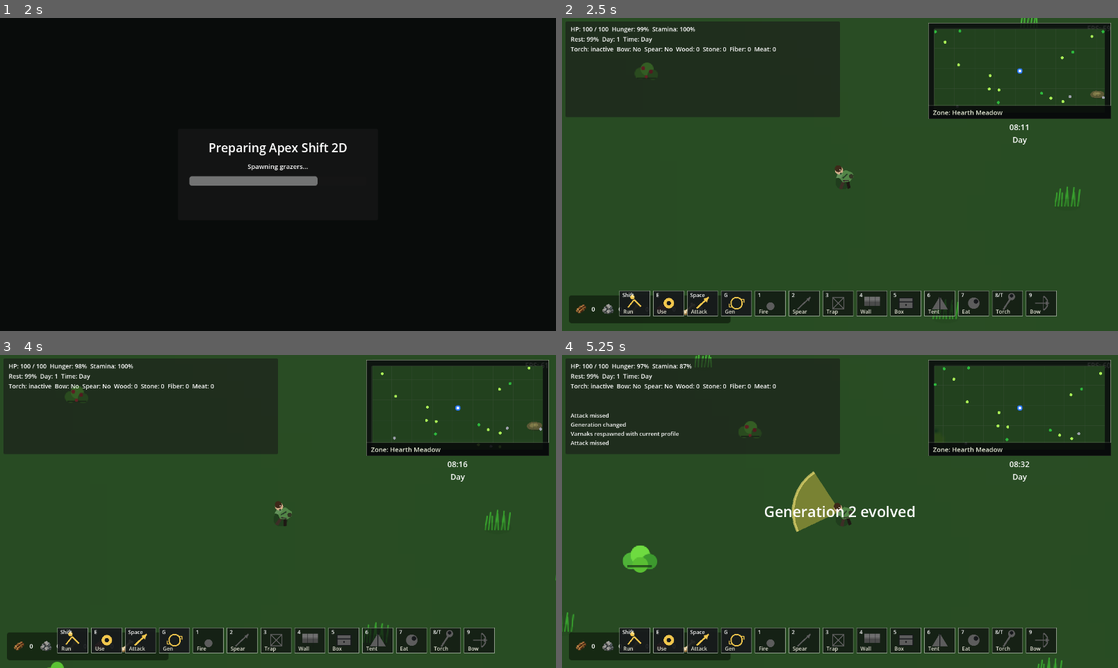
Above: before the commit, frames 1-4 (two rows, left to right).
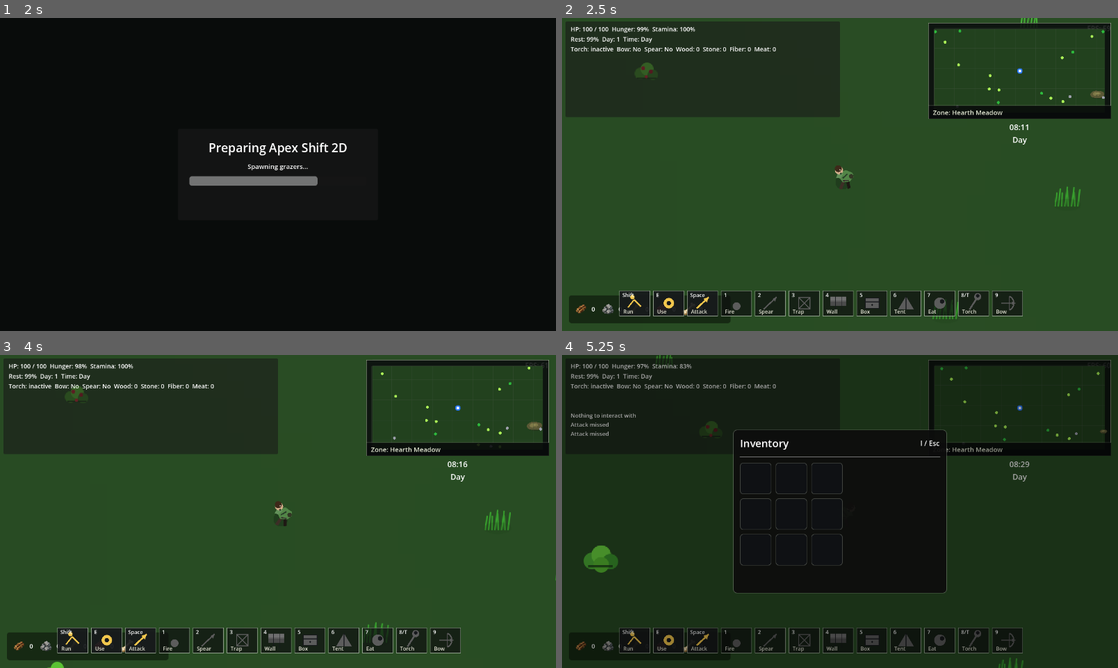
Above: after the commit, the same moments.

Repository: krisstoof/apex-shift-2d
Game: Godot game, scene res://scenes/ui/start_menu.tscn
Same seed, same stepped clock (60 frames per second), same inputs: the game is played once before the commit and once after it.
Inputs (mouse positions are in pixels of both pictures, inside the frame that each line leads up to):
- Up to frame 1 (2 s): click "New Game" at 0.5 s; tap Enter at 1.25 s; move the mouse to (400, 158) at 1.27 s; hold D (move_right) from 1.28 s (still down); tap M at 1.35 s; click (400, 158) at 1.42 s; tap Space at 1.52 s; tap E at 1.55 s
- Up to frame 2 (2.5 s): tap Space at 2, 2.27 s; move the mouse to (728, 190) at 2.02 s; release D (move_right) at 2.03 s; hold S (move_down) from 2.03 s (still down); tap E at 2.1 s; click (728, 190) at 2.17 s; tap M at 2.3 s
- Up to frame 3 (4 s): move the mouse to (333, 442) at 2.77 s; release S (move_down) at 2.78 s; hold D (move_right) 2.78-3.53 s; tap M at 2.85, 3.8 s; click (333, 442) at 2.92 s; tap E at 3.05 s; tap Enter at 3.5 s; move the mouse to (250, 574) at 3.52 s; hold W (move_up) from 3.53 s (still down); tap Shift at 3.6 s; click (250, 574) at 3.67 s; tap Space at 3.77 s
- Up to frame 4 (5.25 s): move the mouse to (1006, 558) at 4.27 s; release W (move_up) at 4.28 s; hold A (move_left) from 4.28 s (still down); tap E at 4.35 s; click (1006, 558) at 4.42 s; tap Space at 4.52 s; tap I (toggle_inventory, bound only after the commit) at 4.9 s; move the mouse to (673, 464) at 5.02 s; tap G at 5.1 s; click (673, 464) at 5.17 s

Frame 1 is identical in both runs. In frame 2, 1.2% of the frame differs, in the area x 29-89%, y 87-96%; in frame 3, 1.2%; in frame 4, 72%, in the area x 0-100%, y 0-100%.

Commit message:
feature/#174 add basic inventory screen toggled by I

Diff:
--- a/project.godot
+++ b/project.godot
@@ -48,6 +48,11 @@
 "events": [Object(InputEventKey,"resource_local_to_scene":false,"resource_name":"","device":-1,"window_id":0,"alt_press …(190 unchanged characters)…
 ]
 }
+toggle_inventory={
+"deadzone": 0.5,
+"events": [Object(InputEventKey,"resource_local_to_scene":false,"resource_name":"","device":-1,"window_id":0,"alt_pressed":false,"shift_pressed":false,"ctrl_pressed":false,"meta_pressed":false,"pressed":false,"keycode":73,"physical_keycode":0,"key_label":0,"unicode":0,"location":0,"echo":false,"script":null)
+]
+}
 
 [physics]
 
--- a/scenes/ui/hud.tscn
+++ b/scenes/ui/hud.tscn
@@ -7,6 +7,7 @@
 [ext_resource type="Script" path="res://scripts/ui/pause_menu.gd" id="5"]
 [ext_resource type="Script" path="res://scripts/ui/debug_panel.gd" id="6"]
 [ext_resource type="PackedScene" path="res://scenes/ui/game_over_screen.tscn" id="7"]
+[ext_resource type="Script" path="res://scripts/ui/inventory_screen.gd" id="8"]
 
 [node name="HUD" type="CanvasLayer"]
 script = ExtResource("1")
@@ -319,6 +320,16 @@
 offset_bottom = 478.0
 text = "Next day"
 
+[node name="InventoryScreen" type="Control" parent="."]
+visible = false
+anchors_preset = 15
+anchor_right = 1.0
+anchor_bottom = 1.0
+grow_horizontal = 2
+grow_vertical = 2
+mouse_filter = 0
+script = ExtResource("8")
+
 [node name="IncreaseAdaptationButton" type="Button" parent="DebugPanel/Panel"]
 offset_left = 408.0
 offset_top = 446.0
--- a/scripts/ui/hud.gd
+++ b/scripts/ui/hud.gd
@@ -63,6 +63,7 @@
 @onready var pause_menu: Control = $PauseMenu
 @onready var game_over_screen: Control = $GameOverScreen
 @onready var debug_panel: Control = $DebugPanel
+@onready var inventory_screen: Control = $InventoryScreen
 @onready var game_session: Node = get_node("/root/GameSession")
 
 
@@ -119,6 +120,8 @@
 	minimap.bind(player, world_rect, biome_zones, landmarks, snapshot_service)
 	map_screen.bind(player, evolution_director, day_night_system, world_rect, biome_zones, landmarks, snapshot_service)
 	debug_panel.bind(player, evolution_director, day_night_system, ecosystem_director, snapshot_service)
+	if inventory_screen.has_method("setup"):
+		inventory_screen.setup(_get_player_inventory())
 	_connect_inventory_changed()
 	_apply_snapshot(snapshot)
 	_refresh_resource_panel()
@@ -248,10 +251,14 @@
 		var changed_callable: Callable = Callable(self, "_on_inventory_changed")
 		if not inventory.inventory_changed.is_connected(changed_callable):
 			inventory.inventory_changed.connect(changed_callable)
+	if inventory_screen != null and inventory_screen.has_method("refresh_from_inventory"):
+		inventory_screen.refresh_from_inventory(inventory)
 
 
 func _on_inventory_changed() -> void:
 	_refresh_resource_panel()
+	if inventory_screen != null and inventory_screen.visible and inventory_screen.has_method("refresh_from_inventory"):
+		inventory_screen.refresh()
 
 
 func _refresh_resource_panel() -> void:
@@ -281,7 +288,13 @@
 func _get_player_inventory() -> Variant:
 	if player == null:
 		return null
-	return player.get("inventory")
+	var direct_inventory: Variant = player.inventory
+	if direct_inventory != null:
+		return direct_inventory
+	var fallback_inventory: Variant = player.get("inventory")
+	if fallback_inventory != null:
+		return fallback_inventory
+	return null
 
 
 func _get_inventory_count(inventory: Variant, item_id: String) -> int:
@@ -794,14 +807,25 @@
 func _unhandled_input(event: InputEvent) -> void:
 	if game_over_screen.visible:
 		return
+	if event.is_action_pressed("toggle_inventory"):
+		_set_inventory_screen_open(not inventory_screen.visible)
+		get_viewport().set_input_as_handled()
+		return
 	if event is InputEventKey and event.pressed and not event.echo and event.keycode == KEY_F3:
 		debug_panel.toggle()
 		get_viewport().set_input_as_handled()
+		return
 	if event is InputEventKey and event.pressed and not event.echo and event.keycode == KEY_M:
+		_set_inventory_screen_open(false)
 		_set_pause_menu_open(false)
 		_set_map_screen_open(not map_screen_open)
 		get_viewport().set_input_as_handled()
+		return
 	if event is InputEventKey and event.pressed and not event.echo and event.keycode == KEY_ESCAPE:
+		if inventory_screen.visible:
+			_set_inventory_screen_open(false)
+			get_viewport().set_input_as_handled()
+			return
 		_set_map_screen_open(false)
 		_set_pause_menu_open(not pause_menu_open)
 		get_viewport().set_input_as_handled()
@@ -821,8 +845,25 @@
 	_update_tree_paused()
 
 
+func _set_inventory_screen_open(open: bool) -> void:
+	if inventory_screen == null:
+		return
+	if inventory_screen.has_method("open_inventory") and open:
+		inventory_screen.open_inventory()
+	elif inventory_screen.has_method("close_inventory") and not open:
+		inventory_screen.close_inventory()
+	else:
+		inventory_screen.visible = open
+	if open:
+		_set_map_screen_open(false)
+		_set_pause_menu_open(false)
+		if inventory_screen.has_method("refresh_from_inventory"):
+			inventory_screen.refresh()
+	_update_tree_paused()
+
+
 func _update_tree_paused() -> void:
-	get_tree().paused = map_screen_open or pause_menu_open
+	get_tree().paused = map_screen_open or pause_menu_open or (inventory_screen != null and inventory_screen.visible)
 
 
 func _on_pause_menu_resume() -> void:
--- /dev/null
+++ b/scripts/ui/inventory_screen.gd
@@ -0,0 +1,305 @@
+extends Control
+
+const ITEM_DATABASE := preload("res://scripts/items/item_database.gd")
+const GRID_SLOT_COUNT := 9
+const MAX_STACK_SIZE := 20
+const PRIMARY_ITEM_ORDER := ["wood", "stone", "fiber", "meat", "bone"]
+
+var inventory: Variant
+var backdrop: ColorRect
+var panel: PanelContainer
+var inventory_grid: GridContainer
+var info_label: Label
+var slot_nodes: Array[Control] = []
+
+
+func _ready() -> void:
+	process_mode = Node.PROCESS_MODE_ALWAYS
+	mouse_filter = Control.MOUSE_FILTER_STOP
+	visible = false
+	_build_ui()
+
+
+func setup(target_inventory: Variant) -> void:
+	refresh_from_inventory(target_inventory)
+
+
+func open_inventory() -> void:
+	visible = true
+	refresh()
+
+
+func close_inventory() -> void:
+	visible = false
+
+
+func toggle_inventory() -> void:
+	if visible:
+		close_inventory()
+	else:
+		open_inventory()
+
+
+func refresh() -> void:
+	refresh_from_inventory(inventory)
+
+
+func refresh_from_inventory(target_inventory: Variant) -> void:
+	inventory = target_inventory
+	_connect_inventory_changed()
+	_clear_slots()
+	if inventory == null:
+		return
+	var visual_stacks := _build_visual_stacks()
+	var shown_count: int = mini(visual_stacks.size(), GRID_SLOT_COUNT)
+	for index in range(GRID_SLOT_COUNT):
+		if index < visual_stacks.size():
+			var stack: Dictionary = Dictionary(visual_stacks[index])
+			_set_slot_item(slot_nodes[index], str(stack.get("item_id", "")), int(stack.get("count", 0)))
+		else:
+			_clear_slot(slot_nodes[index])
+	info_label.visible = visual_stacks.size() > GRID_SLOT_COUNT
+	if info_label.visible:
+		info_label.text = "+%d stack(s) not shown" % (visual_stacks.size() - shown_count)
+
+
+func _build_ui() -> void:
+	backdrop = ColorRect.new()
+	backdrop.color = Color(0.0, 0.0, 0.0, 0.35)
+	backdrop.set_anchors_preset(Control.PRESET_FULL_RECT)
+	backdrop.mouse_filter = Control.MOUSE_FILTER_STOP
+	add_child(backdrop)
+
+	panel = PanelContainer.new()
+	panel.set_anchors_preset(Control.PRESET_CENTER)
+	panel.offset_left = -246.0
+	panel.offset_top = -188.0
+	panel.offset_right = 246.0
+	panel.offset_bottom = 188.0
+	var style := StyleBoxFlat.new()
+	style.bg_color = Color(0.05, 0.05, 0.05, 0.92)
+	style.corner_radius_top_left = 8
+	style.corner_radius_top_right = 8
+	style.corner_radius_bottom_left = 8
+	style.corner_radius_bottom_right = 8
+	style.border_width_left = 1
+	style.border_width_top = 1
+	style.border_width_right = 1
+	style.border_width_bottom = 1
+	style.border_color = Color(0.75, 0.78, 0.72, 0.35)
+	style.content_margin_left = 16.0
+	style.content_margin_right = 16.0
+	style.content_margin_top = 14.0
+	style.content_margin_bottom = 14.0
+	panel.add_theme_stylebox_override("panel", style)
+	add_child(panel)
+
+	var margin := MarginContainer.new()
+	margin.set_anchors_preset(Control.PRESET_FULL_RECT)
+	panel.add_child(margin)
+
+	var vbox := VBoxContainer.new()
+	vbox.size_flags_horizontal = Control.SIZE_EXPAND_FILL
+	vbox.size_flags_vertical = Control.SIZE_EXPAND_FILL
+	vbox.add_theme_constant_override("separation", 12)
+	margin.add_child(vbox)
+
+	var header := HBoxContainer.new()
+	header.size_flags_horizontal = Control.SIZE_EXPAND_FILL
+	header.add_theme_constant_override("separation", 8)
+	vbox.add_child(header)
+
+	var title := Label.new()
+	title.text = "Inventory"
+	title.size_flags_horizontal = Control.SIZE_EXPAND_FILL
+	title.add_theme_font_size_override("font_size", 24)
+	header.add_child(title)
+
+	var hint := Label.new()
+	hint.text = "I / Esc"
+	hint.horizontal_alignment = HORIZONTAL_ALIGNMENT_RIGHT
+	hint.add_theme_font_size_override("font_size", 16)
+	header.add_child(hint)
+
+	var separator := HSeparator.new()
+	vbox.add_child(separator)
+
+	inventory_grid = GridContainer.new()
+	inventory_grid.columns = 3
+	inventory_grid.size_flags_horizontal = Control.SIZE_EXPAND_FILL
+	inventory_grid.size_flags_vertical = Control.SIZE_EXPAND_FILL
+	inventory_grid.add_theme_constant_override("h_separation", 10)
+	inventory_grid.add_theme_constant_override("v_separation", 10)
+	vbox.add_child(inventory_grid)
+
+	for i in range(GRID_SLOT_COUNT):
+		var slot := _create_slot()
+		inventory_grid.add_child(slot)
+		slot_nodes.append(slot)
+
+	info_label = Label.new()
+	info_label.text = ""
+	info_label.visible = false
+	info_label.horizontal_alignment = HORIZONTAL_ALIGNMENT_CENTER
+	info_label.add_theme_font_size_override("font_size", 14)
+	vbox.add_child(info_label)
+
+
+func _create_slot() -> PanelContainer:
+	var slot := PanelContainer.new()
+	slot.custom_minimum_size = Vector2(72, 72)
+	var slot_style := StyleBoxFlat.new()
+	slot_style.bg_color = Color(0.06, 0.07, 0.08, 0.92)
+	slot_style.corner_radius_top_left = 6
+	slot_style.corner_radius_top_right = 6
+	slot_style.corner_radius_bottom_left = 6
+	slot_style.corner_radius_bottom_right = 6
+	slot_style.border_width_left = 1
+	slot_style.border_width_top = 1
+	slot_style.border_width_right = 1
+	slot_style.border_width_bottom = 1
+	slot_style.border_color = Color(0.74, 0.77, 0.72, 0.32)
+	slot_style.content_margin_left = 6.0
+	slot_style.content_margin_right = 6.0
+	slot_style.content_margin_top = 6.0
+	slot_style.content_margin_bottom = 6.0
+	slot.add_theme_stylebox_override("panel", slot_style)
+
+	var container := Control.new()
+	container.set_anchors_preset(Control.PRESET_FULL_RECT)
+	slot.add_child(container)
+
+	var icon := TextureRect.new()
+	icon.name = "Icon"
+	icon.custom_minimum_size = Vector2(40, 40)
+	icon.stretch_mode = TextureRect.STRETCH_KEEP_ASPECT_CENTERED
+	icon.expand_mode = TextureRect.EXPAND_IGNORE_SIZE
+	icon.size_flags_horizontal = Control.SIZE_SHRINK_CENTER
+	icon.size_flags_vertical = Control.SIZE_SHRINK_CENTER
+	icon.position = Vector2(10, 6)
+	container.add_child(icon)
+
+	var count_label := Label.new()
+	count_label.name = "CountLabel"
+	count_label.text = ""
+	count_label.horizontal_alignment = HORIZONTAL_ALIGNMENT_RIGHT
+	count_label.vertical_alignment = VERTICAL_ALIGNMENT_BOTTOM
+	count_label.add_theme_font_size_override("font_size", 16)
+	count_label.position = Vector2(0, 42)
+	count_label.size = Vector2(60, 22)
+	container.add_child(count_label)
+
+	return slot
+
+
+func _connect_inventory_changed() -> void:
+	if inventory == null:
+		return
+	if inventory.has_signal("inventory_changed"):
+		var changed_callable: Callable = Callable(self, "_on_inventory_changed")
+		if not inventory.inventory_changed.is_connected(changed_callable):
+			inventory.inventory_changed.connect(changed_callable)
+
+
+func _on_inventory_changed() -> void:
+	if visible:
+		refresh()
+
+
+func _build_visual_stacks() -> Array[Dictionary]:
+	var result: Array[Dictionary] = []
+	var shown: Dictionary = {}
+	for item_id in PRIMARY_ITEM_ORDER:
+		var count := _get_inventory_count(item_id)
+		if count > 0:
+			_append_stacks(result, item_id, count)
+			shown[item_id] = true
+	for item_id in _get_all_inventory_item_ids():
+		if shown.has(item_id):
+			continue
+		var count := _get_inventory_count(item_id)
+		if count > 0:
+			_append_stacks(result, item_id, count)
+	return result
+
+
+func _append_stacks(result: Array[Dictionary], item_id: String, count: int) -> void:
+	var remaining := count
+	while remaining > 0:
+		var stack_count: int = mini(remaining, MAX_STACK_SIZE)
+		result.append({
+			"item_id": item_id,
+			"count": stack_count
+		})
+		remaining -= stack_count
+
+
+func _clear_slots() -> void:
+	for slot in slot_nodes:
+		_clear_slot(slot)
+
+
+func _set_slot_item(slot: Control, item_id: String, count: int) -> void:
+	if slot == null:
+		return
+	var icon: TextureRect = slot.get_node_or_null("Icon")
+	var count_label: Label = slot.get_node_or_null("CountLabel")
+	if icon != null:
+		var icon_path := ITEM_DATABASE.get_icon_path(item_id)
+		icon.texture = load(icon_path) if not icon_path.is_empty() else null
+		icon.visible = true
+	if count_label != null:
+		count_label.text = "x%d" % count if count > 1 else ""
+		count_label.visible = count > 1
+
+
+func _clear_slot(slot: Control) -> void:
+	if slot == null:
+		return
+	var icon: TextureRect = slot.get_node_or_null("Icon")
+	var count_label: Label = slot.get_node_or_null("CountLabel")
+	if icon != null:
+		icon.texture = null
+		icon.visible = false
+	if count_label != null:
+		count_label.text = ""
+		count_label.visible = false
+
+
+func _get_inventory_count(item_id: String) -> int:
+	if inventory == null:
+		return 0
+	if inventory.has_method("get_amount"):
+		return int(inventory.call("get_amount", item_id))
+	if inventory.has_method("get_item_count"):
+		return int(inventory.call("get_item_count", item_id))
+	if inventory.has_method("get_count"):
+		return int(inventory.call("get_count", item_id))
+	if inventory is Dictionary:
+		return int(Dictionary(inventory).get(item_id, 0))
+	return 0
+
+
+func _get_all_inventory_item_ids() -> Array[String]:
+	var result: Array[String] = []
+	if inventory == null:
+		return result
+	if inventory.has_method("get_all_items"):
+		var items: Variant = inventory.call("get_all_items")
+		if items is Dictionary:
+			for key in Dictionary(items).keys():
+				result.append(str(key))
+			return result
+	if inventory.has_method("get_slots"):
+		var slots: Variant = inventory.call("get_slots")
+		if slots is Array:
+			for slot in Array(slots):
+				if slot is Dictionary:
+					var item_id: String = str(Dictionary(slot).get("item_id", ""))
+					if not item_id.is_empty():
+						result.append(item_id)
+			return result
+	if inventory is Dictionary:
+		for key in Dictionary(inventory).keys():
+			result.append(str(key))
+	return result
--- a/scripts/ui/skill_icon_bar.gd
+++ b/scripts/ui/skill_icon_bar.gd
@@ -9,7 +9,6 @@
 	{"key": "Shift", "name": "Run", "kind": "run"},
 	{"key": "E", "name": "Use", "kind": "use"},
 	{"key": "Space", "name": "Attack", "kind": "attack"},
-	{"key": "G", "name": "Gen", "kind": "generation"},
 	{"key": "1", "name": "Fire", "kind": "fire"},
 	{"key": "2", "name": "Spear", "kind": "spear"},
 	{"key": "3", "name": "Trap", "kind": "trap"},
@@ -99,12 +98,6 @@
 		"attack":
 			draw_line(center + Vector2(-14, 12), center + Vector2(14, -14), color, 4.0)
 			draw_polygon([center + Vector2(14, -14), center + Vector2(10, -2), center + Vector2(2, -10)], [color])
-		"generation":
-			draw_circle(center, 13.0, color, false, 3.0)
-			draw_line(center + Vector2(9, -9), center + Vector2(17, -9), color, 2.0)
-			draw_line(center + Vector2(17, -9), center + Vector2(17, -1), color, 2.0)
-			draw_line(center + Vector2(-9, 9), center + Vector2(-17, 9), color, 2.0)
-			draw_line(center + Vector2(-17, 9), center + Vector2(-17, 1), color, 2.0)
 		"fire":
 			draw_circle(center + Vector2(0, 7), 9.0, Color(0.85, 0.26, 0.08) if available else color)
 			draw_circle(center + Vector2(0, 3), 5.0, Color(1.0, 0.82, 0.18) if available else color)
--- a/tests/unit/test_hud.gd
+++ b/tests/unit/test_hud.gd
@@ -19,6 +19,8 @@
 	var failures: Array[String] = []
 	_test_hud_builds_compact_player_stats_from_snapshot(failures)
 	_test_hud_shows_resource_counts_from_player_inventory(failures)
+	_test_hud_toggles_inventory_screen_with_i_and_escape(failures)
+	_test_hud_inventory_screen_lists_inventory_items(failures)
 	_test_hud_filters_world_messages_from_message_history(failures)
 	_test_hud_reads_hunger_from_player_stats_object(failures)
 	_test_hud_reads_stamina_from_player_stats_object(failures)
@@ -153,6 +155,73 @@
 	hud.queue_free()
 
 
+func _test_hud_toggles_inventory_screen_with_i_and_escape(failures: Array[String]) -> void:
+	var hud := _make_hud()
+	var player := ResourcePlayer.new()
+	hud.bind(player, Node.new(), Node.new(), null)
+	var inventory_screen: Control = hud.get_node("InventoryScreen")
+	TEST_UTILS.expect_equal(inventory_screen.visible, false, failures, "Inventory screen should start hidden")
+	hud.call("_unhandled_input", _make_key_event(KEY_I))
+	TEST_UTILS.expect_equal(inventory_screen.visible, true, failures, "Inventory screen should open with I")
+	TEST_UTILS.expect_equal(bool(hud.get_tree().paused), true, failures, "Inventory screen should pause the tree while open")
+	hud.call("_unhandled_input", _make_key_event(KEY_ESCAPE))
+	TEST_UTILS.expect_equal(inventory_screen.visible, false, failures, "Inventory screen should close with Escape")
+	TEST_UTILS.expect_equal(bool(hud.get_tree().paused), false, failures, "Closing inventory should unpause the tree when nothing else is open")
+	hud.queue_free()
+
+
+func _test_hud_inventory_screen_lists_inventory_items(failures: Array[String]) -> void:
+	var hud := _make_hud()
+	var player := ResourcePlayer.new()
+	player.inventory.add_item("wood", 47)
+	player.inventory.add_item("stone", 6)
+	player.inventory.add_item("fiber", 12)
+	player.inventory.add_item("meat", 2)
+	player.inventory.add_item("bone", 3)
+	player.inventory.add_item("torch", 1)
+	hud.bind(player, Node.new(), Node.new(), null)
+	var inventory_screen: Control = hud.get_node("InventoryScreen")
+	TEST_UTILS.expect(hud.call("_get_player_inventory") != null, failures, "HUD should resolve the player's inventory directly")
+	inventory_screen.call("refresh")
+	var slot_nodes: Array = Array(inventory_screen.get("slot_nodes"))
+	var info_label: Label = inventory_screen.get("info_label")
+	TEST_UTILS.expect_equal(slot_nodes.size(), 9, failures, "Inventory screen should create exactly 9 slots")
+	if slot_nodes.size() >= 9:
+		var slot0: Control = slot_nodes[0]
+		var slot1: Control = slot_nodes[1]
+		var slot2: Control = slot_nodes[2]
+		var slot3: Control = slot_nodes[3]
+		var slot4: Control = slot_nodes[4]
+		var slot5: Control = slot_nodes[5]
+		var slot6: Control = slot_nodes[6]
+		var slot7: Control = slot_nodes[7]
+		var slot8: Control = slot_nodes[8]
+		TEST_UTILS.expect_equal((slot0.get_node("CountLabel") as Label).text, "x20", failures, "Wood should split into a 20 stack")
+		TEST_UTILS.expect_equal((slot1.get_node("CountLabel") as Label).text, "x20", failures, "Wood should split into a second 20 stack")
+		TEST_UTILS.expect_equal((slot2.get_node("CountLabel") as Label).text, "x7", failures, "Wood should leave a 7 stack")
+		TEST_UTILS.expect_equal((slot3.get_node("CountLabel") as Label).text, "", failures, "Stone x6 should fit into a single slot without stack label")
+		TEST_UTILS.expect_equal((slot4.get_node("CountLabel") as Label).text, "", failures, "Fiber x12 should fit into a single slot without stack label")
+		TEST_UTILS.expect_equal((slot5.get_node("CountLabel") as Label).text, "", failures, "Meat x2 should fit into a single slot without stack label")
+		TEST_UTILS.expect_equal((slot6.get_node("CountLabel") as Label).text, "", failures, "Bone x3 should fit into a single slot without stack label")
+		TEST_UTILS.expect_equal((slot7.get_node("CountLabel") as Label).text, "", failures, "Torch x1 should fit into a single slot without stack label")
+		TEST_UTILS.expect_equal((slot8.get_node("CountLabel") as Label).text, "", failures, "The last slot should remain empty")
+	TEST_UTILS.expect_equal(info_label.visible, false, failures, "Inventory screen should hide the overflow label when everything fits in 9 slots")
+	player.inventory.add_item("wood", 200)
+	inventory_screen.call("refresh")
+	TEST_UTILS.expect_equal(info_label.visible, true, failures, "Inventory screen should show overflow information when more than 9 stacks exist")
+	TEST_UTILS.expect(info_label.text.contains("not shown"), failures, "Inventory screen should explain that extra stacks are not shown")
+	TEST_UTILS.expect((slot_nodes[0].get_node("Icon") as TextureRect).texture != null, failures, "Inventory screen should render an item icon in the first slot")
+	hud.queue_free()
+
+
+func _make_key_event(keycode: int) -> InputEventKey:
+	var event := InputEventKey.new()
+	event.keycode = keycode
+	event.pressed = true
+	event.echo = false
+	return event
+
+
 class PlayerStatsPlayer:
 	extends Node
 
Not shown: 1 places in scenes/ui/hud.tscn that only renumber resources
Not shown, added: scripts/ui/inventory_screen.gd.uid
